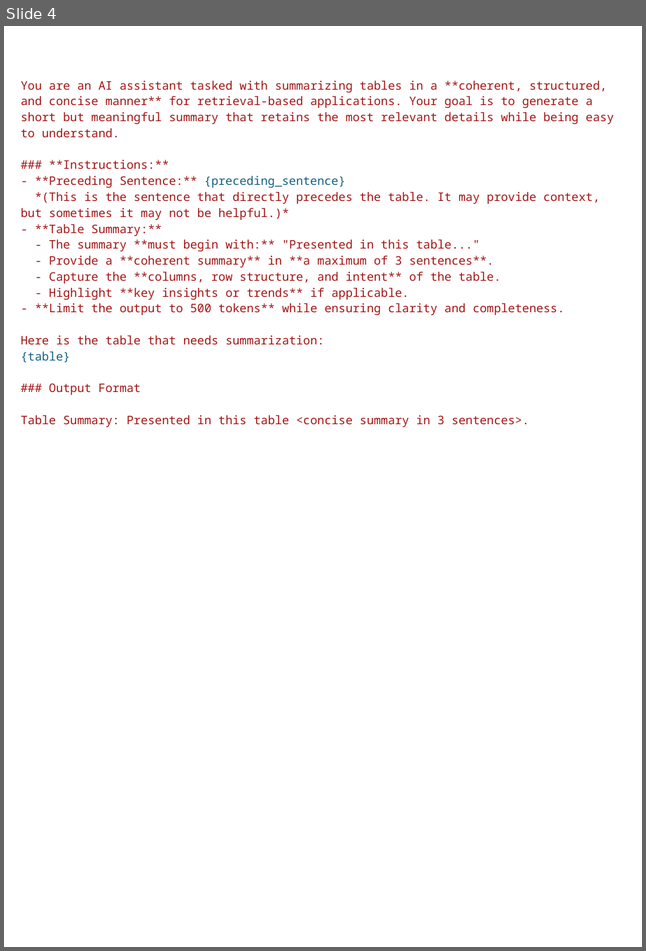
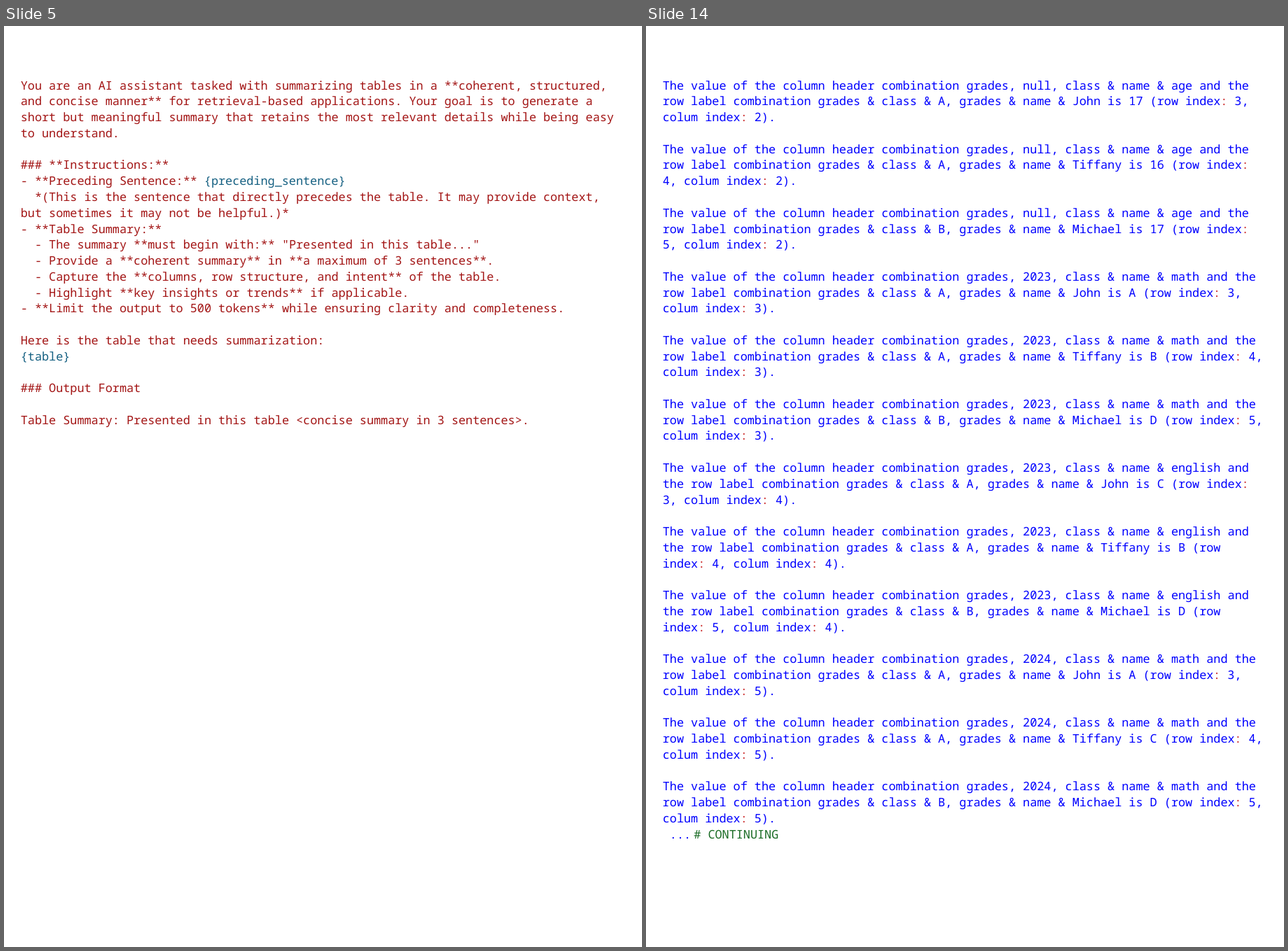
Before and after one commit to gsindlinger/TabTree-Table-QA-on-Full-Documents, a slide deck: documents/Grafiken_Hochkant.pptx. Shown side by side, each under a label of ours: slide 4 before the commit, slides 5 and 14 after it; the slides between them are not shown. The pictures are 646x951 and 1288x951 pixels, drawn with LibreOffice and Linux fonts; fonts in the diff are those of the drawing. Boxes give left, top, right and bottom in pixels: in the first picture for what was removed or moved away, otherwise in the second. Text is boxed around its words. In the diff, an @@ line names an element or a change of style, - is before the commit and + after.

```diff
--- a/documents/Grafiken_Hochkant.pptx
+++ b/documents/Grafiken_Hochkant.pptx
@@ slide 14 added at (646, 26, 1284, 947), background #FFFFFF @@
@@ text added at (663, 81, 1263, 839), 10 pt, text #0000FF @@
+The value of the column header combination grades, null, class & name & age and the row label combination grades & class & A, grades & name & John is 17 (row index: 3, colum index: 2).
+The value of the column header combination grades, null, class & name & age and the row label combination grades & class & A, grades & name & Tiffany is 16 (row index: 4, colum index: 2).
+The value of the column header combination grades, null, class & name & age and the row label combination grades & class & B, grades & name & Michael is 17 (row index: 5, colum index: 2).
+The value of the column header combination grades, 2023, class & name & math and the row label combination grades & class & A, grades & name & John is A (row index: 3, colum index: 3).
+The value of the column header combination grades, 2023, class & name & math and the row label combination grades & class & A, grades & name & Tiffany is B (row index: 4, colum index: 3).
+The value of the column header combination grades, 2023, class & name & math and the row label combination grades & class & B, grades & name & Michael is D (row index: 5, colum index: 3).
+The value of the column header combination grades, 2023, class & name & english and the row label combination grades & class & A, grades & name & John is C (row index: 3, colum index: 4).
+The value of the column header combination grades, 2023, class & name & english and the row label combination grades & class & A, grades & name & Tiffany is B (row index: 4, colum index: 4).
+The value of the column header combination grades, 2023, class & name & english and the row label combination grades & class & B, grades & name & Michael is D (row index: 5, colum index: 4).
+The value of the column header combination grades, 2024, class & name & math and the row label combination grades & class & A, grades & name & John is A (row index: 3, colum index: 5).
+The value of the column header combination grades, 2024, class & name & math and the row label combination grades & class & A, grades & name & Tiffany is C (row index: 4, colum index: 5).
+The value of the column header combination grades, 2024, class & name & math and the row label combination grades & class & B, grades & name & Michael is D (row index: 5, colum index: 5).
+... # CONTINUING
@@ what was slide 4 is now slide 5 @@
```
Also in this commit, not shown: 1 slide changed, 9 other slides added, 22 other files.
